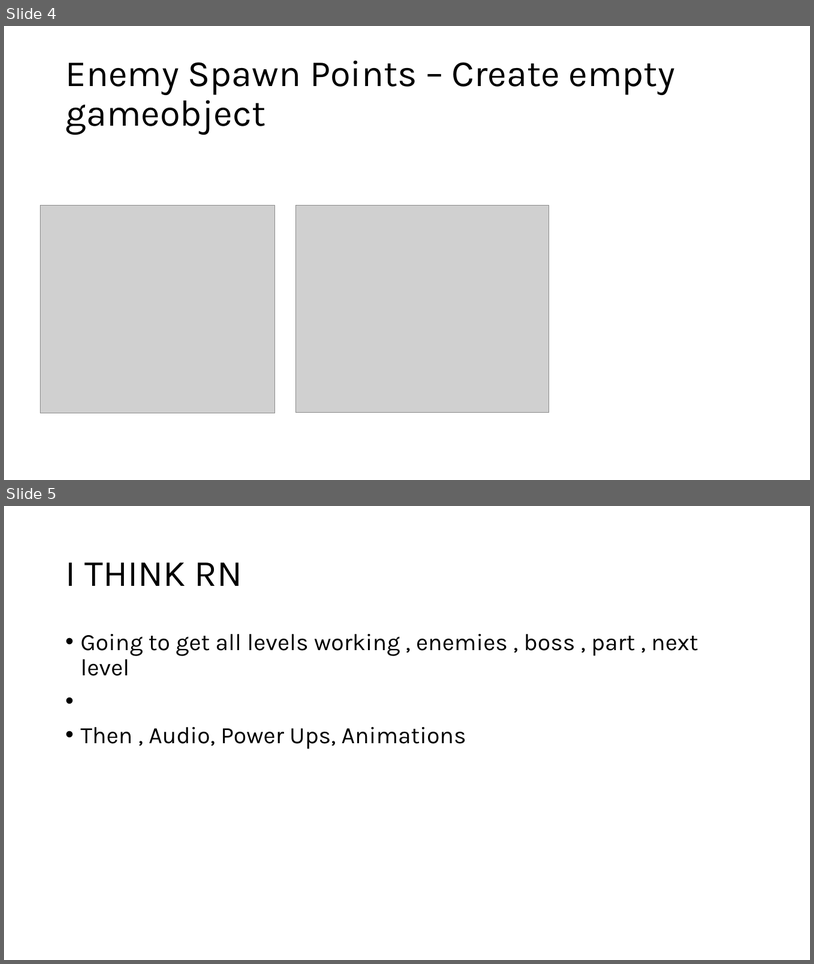
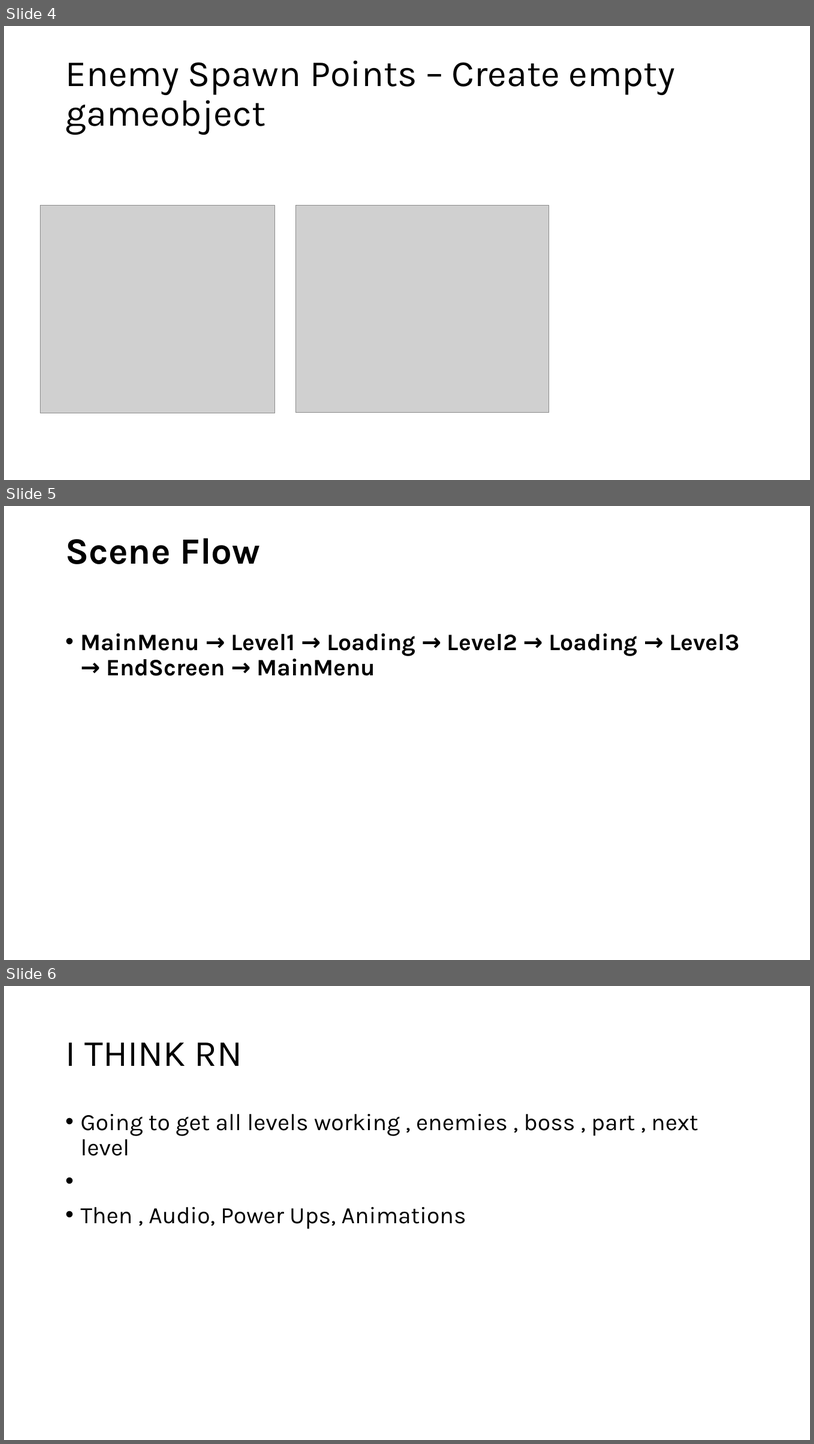
Before and after one commit to Mdot5596/Timeline-Takedown, a slide deck: Documentation/Report/Documentationofstuff.pptx. Shown one above the other, each under a label of ours: slides 4 and 5 before the commit, slides 4, 5 and 6 after it. The pictures are 814x964 and 814x1444 pixels, drawn with LibreOffice and Linux fonts; fonts in the diff are those of the drawing; grey boxes stand for pictures. Boxes give left, top, right and bottom in pixels: in the first picture for what was removed or moved away, otherwise in the second. Text is boxed around its words. In the diff, an @@ line names an element or a change of style, - is before the commit and + after.

Commit message:
Game changes + Report progress
Game states , lvl3 created, scenes removed

```diff
--- a/Documentation/Report/Documentationofstuff.pptx
+++ b/Documentation/Report/Documentationofstuff.pptx
@@ slide 5 added at (x1=4, y1=506, x2=810, y2=960), background #FFFFFF @@
@@ title added at (x1=65, y1=538, x2=261, y2=564), 44 pt, text #000000, bold @@
+Scene Flow
@@ text added at (x1=81, y1=633, x2=740, y2=676), 28 pt, text #000000, bold @@
+• MainMenu → Level1 → Loading → Level2 → Loading → Level3 → EndScreen → MainMenu
@@ what was slide 5 is now slide 6 @@
```
Also in this commit, not shown: 1 other slide added, 23 other files.
